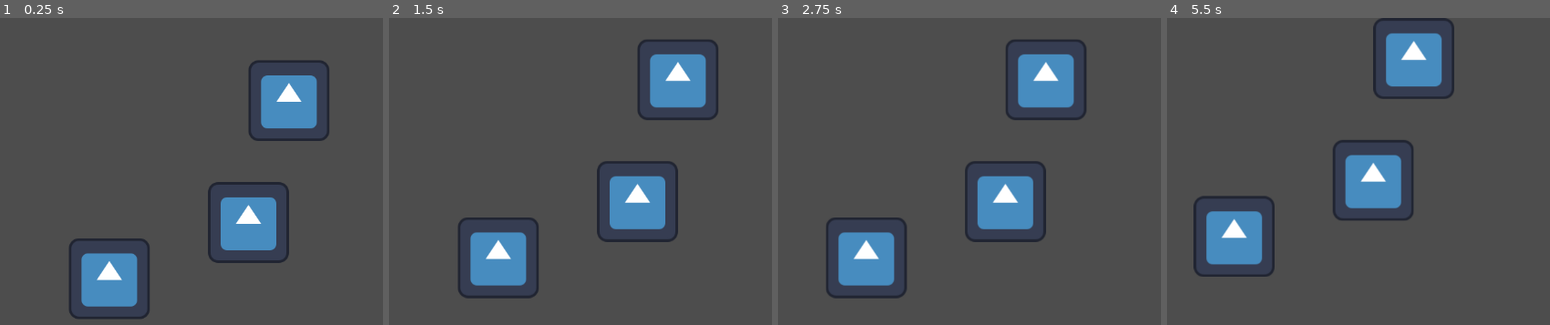
Above: before the commit, frames 1-4 (left to right).
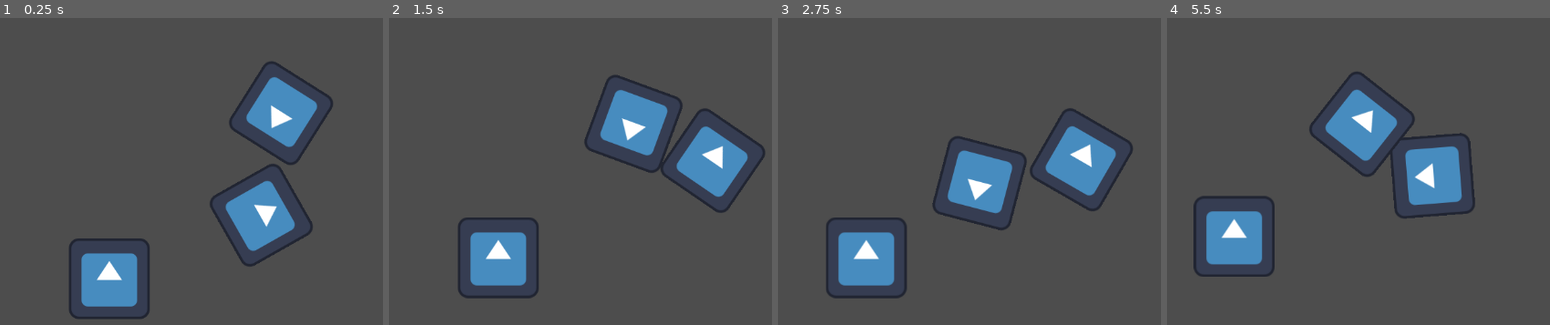
Above: after the commit, the same moments.

Repository: xd2Pleiades/DropperDeader7777
Game: Godot game, scene res://Scenes/main.tscn
Same seed, same stepped clock (60 frames per second), same inputs: the game is played once before the commit and once after it. The engine's default icon, where the game draws it, is replaced by a stand-in: a white triangle on a blue panel in a dark square.
Inputs (mouse positions are in pixels of both pictures, inside the frame that each line leads up to):
- Up to frame 1 (0.25 s): no input
- Up to frame 2 (1.5 s): move the mouse to (outside the picture) at 0.52 s; tap S (camera_down) at 0.6 s; click (outside the picture) at 0.67 s; drag from (492, 242) to (599, 303) at 1.27 s
- Up to frame 3 (2.75 s): move the mouse to (1099, 131) at 2.02 s; tap D (camera_right) at 2.1 s; click (1099, 131) at 2.17 s
- Up to frame 4 (5.5 s): drag from (1377, 303) to (1197, 162) at 2.77 s; move the mouse to (outside the picture) at 3.52 s; tap S (camera_down) at 3.6 s; click (outside the picture) at 3.67 s; drag from (1197, 162) to (1304, 119) at 4.27 s; move the mouse to (1450, 223) at 5.02 s; tap D (camera_right) at 5.1 s; click (1450, 223) at 5.17 s

The runs differ from the first frame. In frame 1, 6.1% of the frame differs, in the area x 54-87%, y 13-82%; in frame 2, 13%, in the area x 50-99%, y 7-73%; in frame 3, 11%; in frame 4, 12%.
Error before the commit: Attempt to call function 'get_speed' in base 'null instance' on a null instance. (res://States/humanIdle.gd:63)

Commit message:
(feature) Added Human Curious State.

Diff:
--- a/Scenes/human.tscn
+++ b/Scenes/human.tscn
@@ -4,9 +4,15 @@
 [ext_resource type="Texture2D" uid="uid://bp8m6dixxv8p5" path="res://icon.svg" id="2_86l0o"]
 [ext_resource type="Script" uid="uid://ck88b8f07xm8i" path="res://Scripts/state_machine.gd" id="3_42mg8"]
 [ext_resource type="Script" uid="uid://dafsahy6g8d4" path="res://States/humanIdle.gd" id="3_f3uon"]
+[ext_resource type="Script" uid="uid://emtl57bx88xp" path="res://Scripts/movement_component.gd" id="5_8atu2"]
+[ext_resource type="Script" uid="uid://cv2p7c1ln0gjb" path="res://Scenes/human_curious.gd" id="5_48wql"]
+[ext_resource type="Script" uid="uid://dgtu2dwhatddr" path="res://Scripts/view_component.gd" id="6_jukff"]
 
 [sub_resource type="CircleShape2D" id="CircleShape2D_f3uon"]
 radius = 69.0
+
+[sub_resource type="CircleShape2D" id="CircleShape2D_8atu2"]
+radius = 500.0
 
 [node name="Human" type="CharacterBody2D" unique_id=1892341140]
 script = ExtResource("1_11jcu")
@@ -17,8 +23,25 @@
 [node name="CollisionShape2D" type="CollisionShape2D" parent="." unique_id=123867542]
 shape = SubResource("CircleShape2D_f3uon")
 
+[node name="Area2D" type="Area2D" parent="CollisionShape2D" unique_id=76314647]
+
+[node name="CollisionShape2D" type="CollisionShape2D" parent="CollisionShape2D/Area2D" unique_id=255212184]
+shape = SubResource("CircleShape2D_8atu2")
+
 [node name="State Machine" type="Node" parent="." unique_id=1301535460]
 script = ExtResource("3_42mg8")
 
 [node name="Human Idle" type="Node" parent="State Machine" unique_id=1741969878]
 script = ExtResource("3_f3uon")
+
+[node name="Human Curious" type="Node" parent="State Machine" unique_id=175401814]
+script = ExtResource("5_48wql")
+
+[node name="MovementComponent" type="Node" parent="." unique_id=1822955362]
+script = ExtResource("5_8atu2")
+
+[node name="ViewComponent" type="Node" parent="." unique_id=1085121340]
+script = ExtResource("6_jukff")
+
+[connection signal="body_entered" from="CollisionShape2D/Area2D" to="ViewComponent" method="_on_area_2d_body_entered"]
+[connection signal="body_exited" from="CollisionShape2D/Area2D" to="ViewComponent" method="_on_area_2d_body_exited"]
--- /dev/null
+++ b/Scenes/human_curious.gd
@@ -0,0 +1,74 @@
+extends State
+class_name HumanCurious
+
+var human : CharacterBody2D
+var movement : MovementComponent
+var view : ViewComponent
+
+var target : CharacterBody2D
+
+var curiosity_timer : float = 30.0
+var stare_timer : float = 0.0
+var personal_space : float = 150.0
+
+enum Phase { stare, walk_toward, walk_away }
+var phase : Phase = Phase.stare
+
+func Enter():
+	human = get_parent().get_parent()
+	movement = human.get_node("MovementComponent")
+	view = human.get_node("ViewComponent")
+	curiosity_timer = 30.0
+	stare_timer = 10.0
+	phase = Phase.stare
+	if view.visible.size() > 0:
+		target = view.visible[0]
+
+func Update(delta: float):
+	curiosity_timer -= delta
+
+	if curiosity_timer <= 0:
+		phase = Phase.walk_away
+
+	match phase:
+		Phase.stare:
+			if target:
+				var direction = target.global_position - human.global_position
+				human.rotation = lerp_angle(human.rotation, direction.angle() + PI/2, delta * 5.0)
+				if direction.length() < personal_space:
+					phase = Phase.walk_away
+			stare_timer -= delta
+			if stare_timer <= 0:
+				phase = Phase.walk_toward
+
+		Phase.walk_toward:
+			if target:
+				var direction = target.global_position - human.global_position
+				if direction.length() < personal_space:
+					phase = Phase.walk_away
+
+func Physics_Update(_delta: float):
+	match phase:
+		Phase.stare:
+			human.velocity = Vector2.ZERO
+
+		Phase.walk_toward:
+			if target:
+				var direction = target.global_position - human.global_position
+				human.rotation = lerp_angle(human.rotation, direction.angle() + PI/2, _delta * 5.0)
+				if direction.length() < personal_space:
+					human.velocity = Vector2.ZERO
+				else:
+					human.velocity = direction.normalized() * movement.get_speed()
+			else:
+				phase = Phase.walk_away
+
+		Phase.walk_away:
+			var home = human.get_node("State Machine/Human Idle").home_position
+			var direction = home - human.global_position
+			human.rotation = lerp_angle(human.rotation, direction.angle() + PI/2, _delta * 5.0)
+			if direction.length() < 5.0:
+				human.velocity = Vector2.ZERO
+				emit_signal("Transitioned", self, "human idle")
+			else:
+				human.velocity = direction.normalized() * movement.get_speed()
--- a/Scripts/state_machine.gd
+++ b/Scripts/state_machine.gd
@@ -23,13 +23,16 @@
 		current_state.Physics_Update(delta)
 
 func on_child_transition(state, new_state_name):
+	print("Transition requested: ", new_state_name)
 	if state != current_state:
+		print("Rejected - not current state")
 		return
 	var new_state = states.get(new_state_name.to_lower())
 	if !new_state:
+		print("State not found: ", new_state_name)
+		print("Available states: ", states.keys())
 		return
 	if current_state:
 		current_state.Exit()
 	new_state.Enter()
-
 	current_state = new_state
--- /dev/null
+++ b/Scripts/view_component.gd
@@ -0,0 +1,36 @@
+extends Node
+class_name ViewComponent
+
+@export var cone_angle : float = 90.0
+var nearby : Array = []
+var visible : Array = []
+
+func is_in_cone(target) -> bool:
+	var to_target = (target.global_position - get_parent().global_position).normalized()
+	var facing = Vector2.from_angle(get_parent().rotation)
+	var dot = facing.dot(to_target)
+	return dot > cos(deg_to_rad(cone_angle / 2.0))
+
+func has_line_of_sight(target) -> bool:
+	var space = get_parent().get_world_2d().direct_space_state
+	var query = PhysicsRayQueryParameters2D.create(
+		get_parent().global_position,
+		target.global_position
+	)
+	query.exclude = [get_parent()]
+	var result = space.intersect_ray(query)
+	if result.is_empty():
+		return true
+	return result.collider == target
+
+func _process(_delta):
+	visible.clear()
+	for body in nearby:
+		if is_in_cone(body) and has_line_of_sight(body):
+			visible.append(body)
+
+func _on_area_2d_body_entered(body):
+	nearby.append(body)
+
+func _on_area_2d_body_exited(body):
+	nearby.erase(body)
--- a/States/humanIdle.gd
+++ b/States/humanIdle.gd
@@ -3,7 +3,7 @@
 
 var human : CharacterBody2D
 var movement : MovementComponent
-var home_position : Vector2
+var home_position : Vector2 = Vector2.ZERO
 var target_position : Vector2
 
 var wander_radius : float = 200.0
@@ -17,7 +17,8 @@
 func Enter():
 	human = get_parent().get_parent()
 	movement = human.get_node("MovementComponent")
-	home_position = human.global_position
+	if home_position == Vector2.ZERO:
+		home_position = human.global_position
 	start_walk_out()
 
 func start_walk_out():
@@ -38,16 +39,22 @@
 	wait_timer = randf_range(0.5, 2.0)
 
 func Update(delta: float):
+	var view = human.get_node("ViewComponent")
+
 	match phase:
 		Phase.LOOKING:
 			look_timer -= delta
 			human.rotation += randf_range(-1.0, 1.0) * delta * 2.0
 			if look_timer <= 0:
 				start_walk_home()
+			if view.visible.size() > 0:
+				emit_signal("Transitioned", self, "human curious")
 		Phase.WAITING:
 			wait_timer -= delta
 			if wait_timer <= 0:
 				start_walk_out()
+			if view.visible.size() > 0:
+				emit_signal("Transitioned", self, "human curious")
 
 func Physics_Update(_delta: float):
 	match phase:
Not shown, added: Scenes/human_curious.gd.uid
Not shown, added: Scripts/view_component.gd.uid
